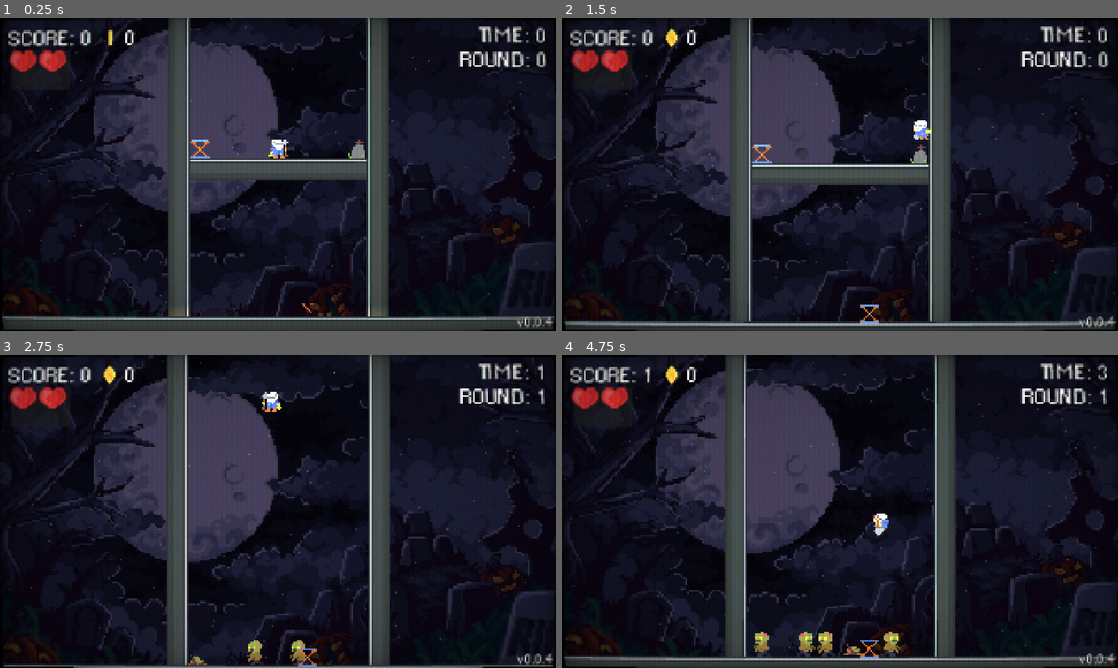
Above: before the commit, frames 1-4 (two rows, left to right).
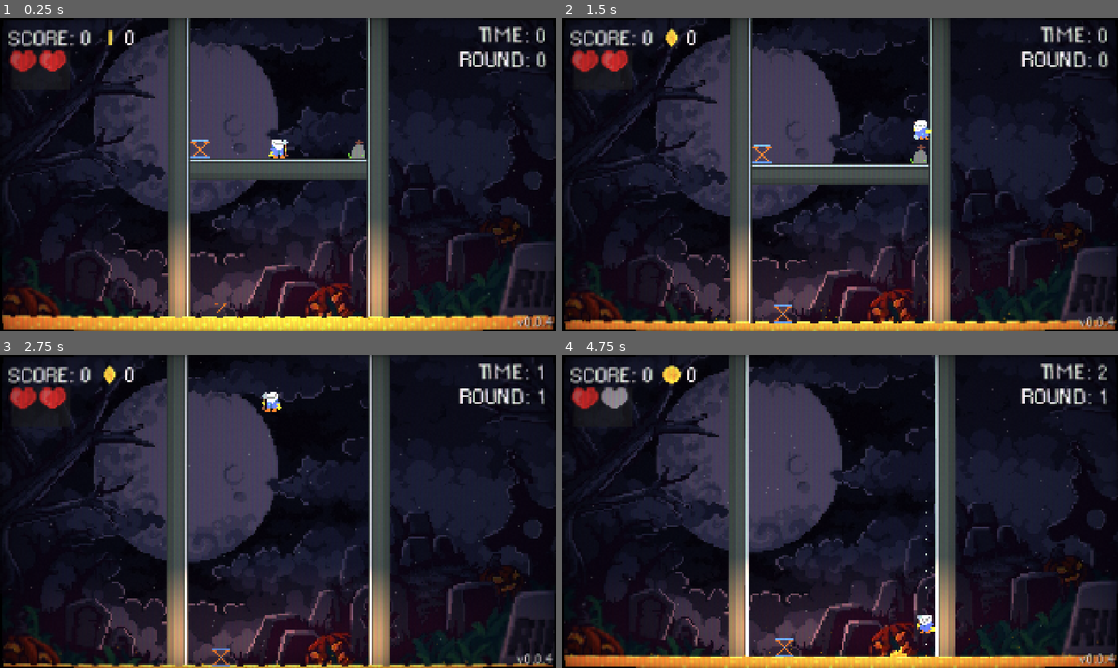
Above: after the commit, the same moments.

Repository: Giantswing/graveyard-bouncers
Game: Godot game, scene res://scenes/main-level.tscn
The game is run twice, just before and just after one commit, with the same random seed, the same clock (stepped at 60 frames per second) and the same inputs.
Inputs:
- Up to frame 1 (0.25 s): no input
- Up to frame 2 (1.5 s): hold D (Right) from 0.53 s (still down); tap Space (Jump) at 0.77 s
- Up to frame 3 (2.75 s): tap Space (Jump) at 1.52 s; release D (Right) at 2.03 s; hold A (Left) from 2.03 s (still down)
- Up to frame 4 (4.75 s): release A (Left) at 2.78 s; hold D (Right) 2.78-4.28 s; tap Space (Jump) at 3.02, 3.77, 4.52 s; hold A (Left) from 4.28 s (still down)

The runs differ from the first frame. In frame 1, 12% of the frame differs, in the area x 0-100%, y 65-100%; in frame 2, 10%; in frame 3, 8.2%; in frame 4, 16%, in the area x 0-100%, y 0-100%.

Commit message:
More improvements to round system, added lava floor

Diff:
--- a/project.godot
+++ b/project.godot
@@ -19,6 +19,7 @@
 
 Events="*res://scenes/events.tscn"
 FxSystem="*res://scenes/fx_system.tscn"
+Utils="*res://scenes/utils.tscn"
 
 [display]
 
--- a/scenes/game_manager.tscn
+++ b/scenes/game_manager.tscn
@@ -5,7 +5,7 @@
 [ext_resource type="Resource" uid="uid://me5h58b0iyyq" path="res://resources/enemies/zombie.tres" id="3_q8mjp"]
 [ext_resource type="Resource" uid="uid://ddgjdp27dbqwv" path="res://resources/enemies/ghost.tres" id="4_jdad8"]
 [ext_resource type="PackedScene" uid="uid://65lfj6gmngyw" path="res://scenes/trampoline.tscn" id="6_q8mjp"]
-[ext_resource type="Script" uid="uid://qtaa8f2f6x64" path="res://scenes/round_manager.gd" id="6_ternb"]
+[ext_resource type="Script" uid="uid://qtaa8f2f6x64" path="res://scripts/round_manager.gd" id="6_ternb"]
 [ext_resource type="Script" uid="uid://b6bm2tl34chp6" path="res://scripts/round.gd" id="7_frtjd"]
 
 [sub_resource type="Resource" id="Resource_0rse5"]
@@ -66,13 +66,13 @@
 chance = 1.0
 gravity_multiplier = 0.5
 game_width_speed_increase = 4.0
-enemy_list = Array[ExtResource("2_udu3i")]([ExtResource("3_q8mjp")])
-enemy_spawn_rate = 0.5
+enemy_list = Array[ExtResource("2_udu3i")]([])
+enemy_spawn_rate = 4.0
 max_enemies = 30
 reward_list = Array[ExtResource("2_udu3i")]([])
 reward_spawn_rate = 4.0
 max_rewards = 5
-ground_type = 0
+ground_type = 2
 has_trampoline = true
 metadata/_custom_type_script = ExtResource("7_frtjd")
 
@@ -89,7 +89,7 @@
 reward_list = Array[ExtResource("2_udu3i")]([])
 reward_spawn_rate = 4.0
 max_rewards = 5
-ground_type = 0
+ground_type = 1
 has_trampoline = false
 metadata/_custom_type_script = ExtResource("7_frtjd")
 
--- /dev/null
+++ b/scenes/lava_ball.tscn
@@ -0,0 +1,112 @@
+[gd_scene load_steps=13 format=3 uid="uid://ewq68vpmsm17"]
+
+[ext_resource type="Script" uid="uid://bx2kfpcnxvte7" path="res://scripts/lava_ball.gd" id="1_wo57b"]
+[ext_resource type="Script" uid="uid://d4l82wmmlho1n" path="res://scripts/stats.gd" id="2_uxo8x"]
+[ext_resource type="Texture2D" uid="uid://bifoq8aierf30" path="res://sprites/lava-ball.png" id="3_wo57b"]
+[ext_resource type="Texture2D" uid="uid://dbolep4yymu6j" path="res://sprites/light-basic.png" id="4_56t6b"]
+
+[sub_resource type="RectangleShape2D" id="RectangleShape2D_veat2"]
+size = Vector2(16, 16)
+
+[sub_resource type="AtlasTexture" id="AtlasTexture_wo57b"]
+atlas = ExtResource("3_wo57b")
+region = Rect2(0, 0, 24, 24)
+
+[sub_resource type="AtlasTexture" id="AtlasTexture_uxo8x"]
+atlas = ExtResource("3_wo57b")
+region = Rect2(24, 0, 24, 24)
+
+[sub_resource type="AtlasTexture" id="AtlasTexture_6bich"]
+atlas = ExtResource("3_wo57b")
+region = Rect2(48, 0, 24, 24)
+
+[sub_resource type="AtlasTexture" id="AtlasTexture_56t6b"]
+atlas = ExtResource("3_wo57b")
+region = Rect2(0, 24, 24, 24)
+
+[sub_resource type="AtlasTexture" id="AtlasTexture_3k3xa"]
+atlas = ExtResource("3_wo57b")
+region = Rect2(24, 24, 24, 24)
+
+[sub_resource type="AtlasTexture" id="AtlasTexture_br6a8"]
+atlas = ExtResource("3_wo57b")
+region = Rect2(48, 24, 24, 24)
+
+[sub_resource type="SpriteFrames" id="SpriteFrames_tca38"]
+animations = [{
+"frames": [{
+"duration": 1.0,
+"texture": SubResource("AtlasTexture_wo57b")
+}, {
+"duration": 1.0,
+"texture": SubResource("AtlasTexture_uxo8x")
+}],
+"loop": true,
+"name": &"Idle",
+"speed": 10.0
+}, {
+"frames": [{
+"duration": 1.0,
+"texture": SubResource("AtlasTexture_6bich")
+}, {
+"duration": 1.0,
+"texture": SubResource("AtlasTexture_56t6b")
+}, {
+"duration": 1.0,
+"texture": SubResource("AtlasTexture_3k3xa")
+}, {
+"duration": 1.0,
+"texture": SubResource("AtlasTexture_br6a8")
+}],
+"loop": true,
+"name": &"Spawn",
+"speed": 10.0
+}]
+
+[node name="LavaBall" type="CharacterBody2D"]
+collision_layer = 8
+collision_mask = 0
+script = ExtResource("1_wo57b")
+speed = 175.0
+jump_time = 2.5
+
+[node name="Stats" type="Node2D" parent="."]
+script = ExtResource("2_uxo8x")
+hp = 100
+hp_max = 100
+damage = 1
+can_take_damage = false
+can_be_parried = false
+
+[node name="Collision" type="CollisionShape2D" parent="."]
+shape = SubResource("RectangleShape2D_veat2")
+
+[node name="Sprite" type="AnimatedSprite2D" parent="."]
+light_mask = 2
+texture_filter = 1
+sprite_frames = SubResource("SpriteFrames_tca38")
+animation = &"Spawn"
+metadata/_aseprite_wizard_interface_config_ = {
+"output_section": true,
+"pending_changes": {}
+}
+metadata/_aseprite_wizard_config_ = {
+"layers": [],
+"o_ex_p": "",
+"o_folder": "res://sprites",
+"o_name": "",
+"only_visible": false,
+"should_round_fps": true,
+"slice": "",
+"source": "/home/alex/Pictures/sprites/lava-ball.aseprite"
+}
+metadata/_aseprite_wizard_source_file_hash_ = "6cff7a9cd563ac7e5b262bea77bb9d33"
+
+[node name="Light" type="PointLight2D" parent="."]
+modulate = Color(0.973341, 0.386927, 0, 1)
+texture_filter = 1
+color = Color(1, 0.537667, 0.27, 1)
+energy = 2.5
+range_item_cull_mask = 2
+texture = ExtResource("4_56t6b")
+texture_scale = 1.6
--- a/scenes/main-level.tscn
+++ b/scenes/main-level.tscn
@@ -9,7 +9,9 @@
 [ext_resource type="PackedScene" uid="uid://dtyg2va2kyx66" path="res://scenes/lava_ground.tscn" id="6_bdk1c"]
 [ext_resource type="Texture2D" uid="uid://glkrutqer0mx" path="res://sprites/bg-temp.jpg" id="7_s2kee"]
 [ext_resource type="Script" uid="uid://bpk64m74d0ygy" path="res://scripts/main_camera.gd" id="7_vrglu"]
+[ext_resource type="Script" uid="uid://bdj7w147q6trl" path="res://scripts/lava_floor.gd" id="8_mhu1n"]
 [ext_resource type="PackedScene" uid="uid://50wu1jt67mqg" path="res://scenes/ui.tscn" id="9_6g0xn"]
+[ext_resource type="PackedScene" uid="uid://ewq68vpmsm17" path="res://scenes/lava_ball.tscn" id="9_aksw0"]
 [ext_resource type="PackedScene" uid="uid://1cdkvfj1vbge" path="res://scenes/power_up_instance.tscn" id="10_dr822"]
 [ext_resource type="Script" uid="uid://c2ii2mke1pk65" path="res://scripts/power_up_shop.gd" id="11_aqsxy"]
 [ext_resource type="Resource" uid="uid://bmx4tbxu0gfdu" path="res://resources/powerups/jumpy-shovel.tres" id="11_cvmw5"]
@@ -337,6 +339,9 @@
 [node name="LavaFloor" type="Node2D" parent="Scenery"]
 unique_name_in_owner = true
 position = Vector2(-308, 180)
+script = ExtResource("8_mhu1n")
+lava_ball = ExtResource("9_aksw0")
+spawn_timer_max = 4.0
 
 [node name="LavaGround" parent="Scenery/LavaFloor" instance=ExtResource("6_bdk1c")]
 position = Vector2(-10, -12)
@@ -477,8 +482,13 @@
 position = Vector2(90, -36)
 
 [node name="RewardContainer" type="Node2D" parent="Scenery"]
+unique_name_in_owner = true
 
 [node name="EnemyContainer" type="Node2D" parent="Scenery"]
+unique_name_in_owner = true
+
+[node name="OtherContainer" type="Node2D" parent="Scenery"]
+unique_name_in_owner = true
 
 [node name="PowerUpShop" type="Node2D" parent="Scenery"]
 position = Vector2(-29, -104)
--- a/scenes/player.tscn
+++ b/scenes/player.tscn
@@ -86,7 +86,7 @@
 [node name="Player" type="CharacterBody2D"]
 position = Vector2(-1, 0)
 collision_layer = 2
-collision_mask = 5
+collision_mask = 13
 script = ExtResource("1_g2els")
 base_strength = 400.0
 attack_recoil_str_mult = 1.3
@@ -133,12 +133,12 @@
 [node name="BodyDownCast1" type="RayCast2D" parent="Raycasts"]
 position = Vector2(-8, 0)
 target_position = Vector2(0, 35)
-collision_mask = 4
+collision_mask = 12
 
 [node name="BodyDownCast2" type="RayCast2D" parent="Raycasts"]
 position = Vector2(8, 0)
 target_position = Vector2(0, 35)
-collision_mask = 4
+collision_mask = 12
 
 [node name="BodyForwardCast" type="RayCast2D" parent="Raycasts"]
 target_position = Vector2(20, 0)
--- a/scenes/trampoline.tscn
+++ b/scenes/trampoline.tscn
@@ -41,7 +41,7 @@
 size = Vector2(20, 21)
 
 [node name="Trampoline" type="StaticBody2D"]
-collision_layer = 4
+collision_layer = 8
 
 [node name="Stats" type="Node2D" parent="." node_paths=PackedStringArray("sprite")]
 script = ExtResource("1_nytqh")
--- /dev/null
+++ b/scenes/utils.tscn
@@ -0,0 +1,6 @@
+[gd_scene load_steps=2 format=3 uid="uid://dr02fk4hs223x"]
+
+[ext_resource type="Script" uid="uid://cd58is2vj1k3b" path="res://scripts/utils.gd" id="1_lywhn"]
+
+[node name="Utils" type="Node2D"]
+script = ExtResource("1_lywhn")
--- a/scripts/events.gd
+++ b/scripts/events.gd
@@ -13,5 +13,4 @@
 signal round_ended
 signal round_started
 signal round_time_changed(time: int)
-signal game_started
 signal score_changed(score: int)
--- a/scripts/game_manager.gd
+++ b/scripts/game_manager.gd
@@ -22,6 +22,7 @@
 var coins: int = 0
 var player_hp: int = 3
 var enemy_container: Node2D
+var other_container: Node2D
 var reward_container: Node2D
 var power_up_shop: Node2D
 var enemy_spawn_countdown: float = 0
@@ -58,6 +59,7 @@
 	starting_ground = $"/root/Level/Scenery/StartingGround"
 	trampoline = $"/root/Level/Scenery/Trampoline"
 	enemy_container = $"/root/Level/Scenery/EnemyContainer"
+	other_container = $"/root/Level/Scenery/OtherContainer"
 	reward_container = $"/root/Level/Scenery/RewardContainer"
 	grave = $"/root/Level/Scenery/Grave"
 	power_up_shop = $"/root/Level/Scenery/PowerUpShop"
@@ -134,13 +136,11 @@
 
 		if reward_spawn_countdown <= 0:
 			reward_spawn_countdown = round_data.reward_spawn_rate
-			if should_spawn(reward_container.get_child_count(), round_data.max_rewards):
-				spawn_prefab_from_list(round_data.reward_list, reward_container, round_data.max_rewards)
+			Utils.spawn_prefab_from_list(round_data.reward_list, reward_container, round_data.max_rewards)
 
 		if enemy_spawn_countdown <= 0 or enemy_container.get_child_count() == 0:
 			enemy_spawn_countdown = round_data.enemy_spawn_rate
-			if should_spawn(enemy_container.get_child_count(), round_data.max_enemies):
-				spawn_prefab_from_list(round_data.enemy_list, enemy_container, round_data.max_enemies)
+			Utils.spawn_prefab_from_list(round_data.enemy_list, enemy_container, round_data.max_enemies)
 
 
 
@@ -150,90 +150,25 @@
 
 	if round_data.has_trampoline:
 		print("Spawning trampoline")
-		var new_obj: Node2D = spawn_prefab(trampoline_prefab, reward_container, PrefabChance.SPAWN_POS_OPTIONS.GROUND, 20)
+		var new_obj: Node2D = Utils.spawn_prefab(trampoline_prefab, reward_container, PrefabChance.SPAWN_POS_OPTIONS.GROUND, 20)
 		new_obj.scale = Vector2(0, 0)
-		get_tree().create_tween().tween_property(new_obj, "scale", Vector2(1, 1), 0.4)
+		Utils.fast_tween(new_obj, "scale", Vector2(1, 1), 0.4)
 
 	match round_data.ground_type:
 		GameRound.GROUND_TYPES.NORMAL:
-			get_tree().create_tween().tween_property(normal_floor, "position:y", ground_height, 0.5)
-			get_tree().create_tween().tween_property(toxic_floor, "position:y", ground_height + offset, 0.5)
-			get_tree().create_tween().tween_property(lava_floor, "position:y", ground_height + offset, 0.5)
+			Utils.fast_tween(normal_floor, "position:y", ground_height, 0.5)
+			Utils.fast_tween(toxic_floor, "position:y", ground_height + offset, 0.5)
+			Utils.fast_tween(lava_floor, "position:y", ground_height + offset, 0.5)
 
 		GameRound.GROUND_TYPES.TOXIC:
-			get_tree().create_tween().tween_property(normal_floor, "position:y", ground_height + offset, 0.5)
-			get_tree().create_tween().tween_property(toxic_floor, "position:y", ground_height, 0.5)
-			get_tree().create_tween().tween_property(lava_floor, "position:y", ground_height + offset, 0.5)
+			Utils.fast_tween(normal_floor, "position:y", ground_height + offset, 0.5)
+			Utils.fast_tween(toxic_floor, "position:y", ground_height, 0.5)
+			Utils.fast_tween(lava_floor, "position:y", ground_height + offset, 0.5)
 
 		GameRound.GROUND_TYPES.LAVA:
-			get_tree().create_tween().tween_property(normal_floor, "position:y", ground_height + offset, 0.5)
-			get_tree().create_tween().tween_property(toxic_floor, "position:y", ground_height + offset, 0.5)
-			get_tree().create_tween().tween_property(lava_floor, "position:y", ground_height, 0.5)
-
-
-
-func spawn_prefab_from_list(list: Array[PrefabChance], container: Node2D, max_amount: int) -> void:
-	if container.get_child_count() >= max_amount:
-		return
-
-	var total_chance: float = 0
-	for prefab_chance in list:
-		total_chance += prefab_chance.chance
-
-	var chance: float = randf() * total_chance
-	var current_chance: float = 0
-
-	for prefab_chance in list:
-		current_chance += prefab_chance.chance
-		if chance <= current_chance:
-			spawn_prefab(prefab_chance.prefab, container, prefab_chance.spawn_type, prefab_chance.free_space)
-		return
-
-
-
-
-func spawn_prefab(prefab: PackedScene, container: Node2D, pos_type: PrefabChance.SPAWN_POS_OPTIONS, free_space: float) -> Node2D:
-	var new_prefab: Node2D = prefab.instantiate()
-	var spawn_pos: Vector2 = Vector2.ZERO
-
-	var horizontal_wall_padding = 10
-	var max_tries = 20
-
-	for i in range(max_tries):
-		var pos_x = randf_range(-game_width / 2 + horizontal_wall_padding, game_width / 2 - horizontal_wall_padding)
-		var pos_y = 147
-
-		if pos_type == PrefabChance.SPAWN_POS_OPTIONS.AIR:
-			pos_y = randf_range(90, 147)
-		elif pos_type == PrefabChance.SPAWN_POS_OPTIONS.REWARD:
-			pos_y = randf_range(0, -150)
-		elif pos_type == PrefabChance.SPAWN_POS_OPTIONS.AIR_OUTSIDE:
-			pos_y = randf_range(90, -120)
-			# var side = randf() < 0.5
-			var side = randf() > 1
-
-			pos_x = -game_width / 2 - 80 if side else game_width / 2 + 80
-
-		spawn_pos = Vector2(pos_x, pos_y)
-
-		var is_free: bool = true
-
-		for unit in container.get_children():
-			if unit.position.distance_to(spawn_pos) < free_space:
-				is_free = false
-				break
-
-		if player.position.distance_to(spawn_pos) < free_space:
-			is_free = false
-
-		if not is_free:
-			continue
-
-		new_prefab.position = spawn_pos
-		container.add_child(new_prefab)
-		return new_prefab
-
-	return null
+			Utils.fast_tween(normal_floor, "position:y", ground_height + offset, 0.5)
+			Utils.fast_tween(toxic_floor, "position:y", ground_height + offset, 0.5)
+			Utils.fast_tween(lava_floor, "position:y", ground_height, 0.5)
 
 
 
@@ -244,14 +179,16 @@
 	if current_amount >= max_amount:
 		return false
 
-	var spawn_chance = 1.0 - float(current_amount) / float(max_amount)
-
-	var roll = randf()
-
-	if roll < spawn_chance:
-		return true
-	else:
-		return false
+	return true
+
+	# var spawn_chance = 1.0 - float(current_amount) / float(max_amount)
+	#
+	# var roll = randf()
+	#
+	# if roll < spawn_chance:
+	# 	return true
+	# else:
+	# 	return false
 
 
 func add_powerup(powerup: PowerUp) -> void:
@@ -289,7 +226,7 @@
 
 	ground_y_pos = starting_ground.position.y
 	starting_ground.set_collision_layer_value(1, false)
-	get_tree().create_tween().tween_property(starting_ground, "position:y", 220, 0.5)
+	Utils.fast_tween(starting_ground, "position:y", 220, 0.5)
 
 	current_round += 1
 	Events.round_counter_changed.emit(current_round)
@@ -300,7 +237,6 @@
 	seconds_timer.start()
 
 	game_started = true
-
 	round_started = true
 
 
@@ -315,7 +251,7 @@
 	seconds_timer.stop()
 	starting_ground.set_collision_layer_value(1, true)
 	game_width = game_width_start
-	get_tree().create_tween().tween_property(starting_ground, "position:y", ground_y_pos, 0.5)
+	Utils.fast_tween(starting_ground, "position:y", ground_y_pos, 0.5)
 
 	get_tree().create_timer(0.5).timeout.connect(func():
 		activate(trampoline)
--- /dev/null
+++ b/scripts/lava_ball.gd
@@ -0,0 +1,38 @@
+extends CharacterBody2D
+
+@onready var sprite: AnimatedSprite2D = $Sprite
+@onready var collision: CollisionShape2D = $Collision
+@onready var light: PointLight2D = $Light
+@export var speed: float = 100
+@export var jump_time: float = 1.5
+
+var current_jump_time: float = 0
+var state: String = "Spawn"
+
+func _ready() -> void:
+	state = "Spawn"
+	sprite.play("Spawn")
+	set_collision_layer_value(4, false)
+	light.energy = 0
+	Utils.fast_tween(light, "energy", 10, 1.5)
+
+func _process(delta: float) -> void:
+	current_jump_time += delta
+
+	if current_jump_time > jump_time and sprite.animation == "Spawn":
+		state = "Idle"
+		sprite.play("Idle")
+		velocity.y = -speed * randf_range(0.8, 1.2)
+		set_collision_layer_value(4, true)
+
+	if state == "Idle":
+		velocity.y += get_gravity().y * delta * 0.2
+		if velocity.y > 0:
+			sprite.flip_v = true
+
+	if global_position.y > 300:
+		queue_free()
+
+
+func _physics_process(_delta: float) -> void:
+	move_and_slide()
--- /dev/null
+++ b/scripts/lava_floor.gd
@@ -0,0 +1,15 @@
+extends Node2D
+
+@export var lava_ball: PackedScene
+@export var spawn_timer_max: float = 2.0
+var spawn_timer: float = 0.0
+
+func _ready():
+	spawn_timer = spawn_timer_max
+
+func _process(delta: float) -> void:
+	spawn_timer -= delta
+
+	if spawn_timer <= 0 and GameManager.instance.round_data.ground_type == GameRound.GROUND_TYPES.LAVA:
+		spawn_timer = spawn_timer_max * randf_range(0.8, 1.2)
+		Utils.spawn_prefab(lava_ball, null, PrefabChance.SPAWN_POS_OPTIONS.GROUND, 30)
--- /dev/null
+++ b/scripts/utils.gd
@@ -0,0 +1,72 @@
+extends Node
+
+func fast_tween(target: Object, property: String, value: Variant, duration: float, trans: int = Tween.TRANS_LINEAR) -> Tween:
+	var tween := get_tree().create_tween()
+	tween.set_trans(trans)
+	tween.tween_property(target, property, value, duration)
+	return tween
+
+func spawn_prefab_from_list(list: Array[PrefabChance], container: Node2D, max_amount: int) -> void:
+	if container.get_child_count() >= max_amount:
+		return
+
+	var total_chance: float = 0
+	for prefab_chance in list:
+		total_chance += prefab_chance.chance
+
+	var chance: float = randf() * total_chance
+	var current_chance: float = 0
+
+	for prefab_chance in list:
+		current_chance += prefab_chance.chance
+		if chance <= current_chance:
+			spawn_prefab(prefab_chance.prefab, container, prefab_chance.spawn_type, prefab_chance.free_space)
+		return
+
+
+
+func spawn_prefab(prefab: PackedScene, container: Node2D, pos_type: PrefabChance.SPAWN_POS_OPTIONS, free_space: float) -> Node2D:
+	var new_prefab: Node2D = prefab.instantiate()
+	var spawn_pos: Vector2 = Vector2.ZERO
+
+	if container == null:
+		container = $"/root/Level/Scenery/OtherContainer"
+
+	var horizontal_wall_padding = 10
+	var max_tries = 20
+
+	for i in range(max_tries):
+		var pos_x = randf_range(-GameManager.instance.game_width / 2 + horizontal_wall_padding, GameManager.instance.game_width / 2 - horizontal_wall_padding)
+		var pos_y = 147
+
+		if pos_type == PrefabChance.SPAWN_POS_OPTIONS.AIR:
+			pos_y = randf_range(90, 147)
+		elif pos_type == PrefabChance.SPAWN_POS_OPTIONS.REWARD:
+			pos_y = randf_range(0, -150)
+		elif pos_type == PrefabChance.SPAWN_POS_OPTIONS.AIR_OUTSIDE:
+			pos_y = randf_range(90, -120)
+			# var side = randf() < 0.5
+			var side = randf() > 1
+
+			pos_x = -GameManager.instance.game_width / 2 - 80 if side else GameManager.instance.game_width / 2 + 80
+
+		spawn_pos = Vector2(pos_x, pos_y)
+
+		var is_free: bool = true
+
+		for unit in container.get_children():
+			if unit.position.distance_to(spawn_pos) < free_space:
+				is_free = false
+				break
+
+		if GameManager.instance.player.position.distance_to(spawn_pos) < free_space:
+			is_free = false
+
+		if not is_free:
+			continue
+
+		new_prefab.position = spawn_pos
+		container.add_child(new_prefab)
+		return new_prefab
+
+	return null
Not shown: 1 places in scenes/main-level.tscn that only renumber resources
Not shown, added: scripts/lava_ball.gd.uid
Not shown, added: scripts/lava_floor.gd.uid
Renamed: scenes/round_manager.gd -> scripts/round_manager.gd
Renamed: scenes/round_manager.gd.uid -> scripts/round_manager.gd.uid
Not shown, added: scripts/utils.gd.uid
Binary file added: sprites/lava-ball.png
Not shown, added: sprites/lava-ball.png.import
